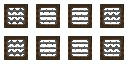
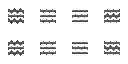
Layers edited between the first and the second 128 x 64 image:
hid "background", painted on it over [4, 4, 124, 60]
